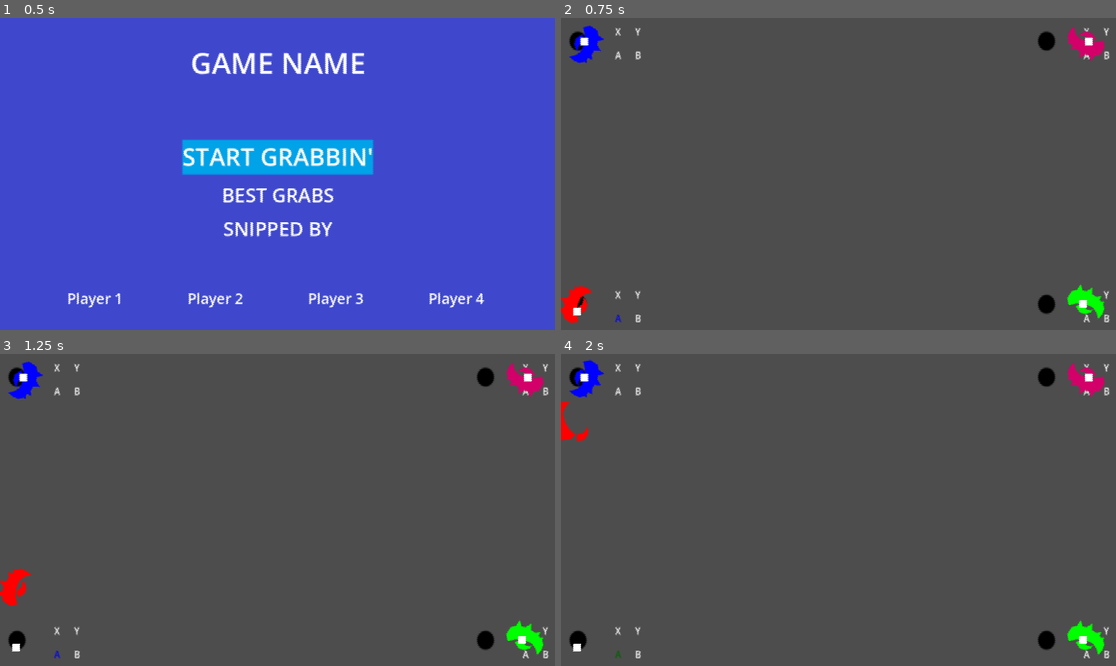
Above: before the commit, frames 1-4 (two rows, left to right).
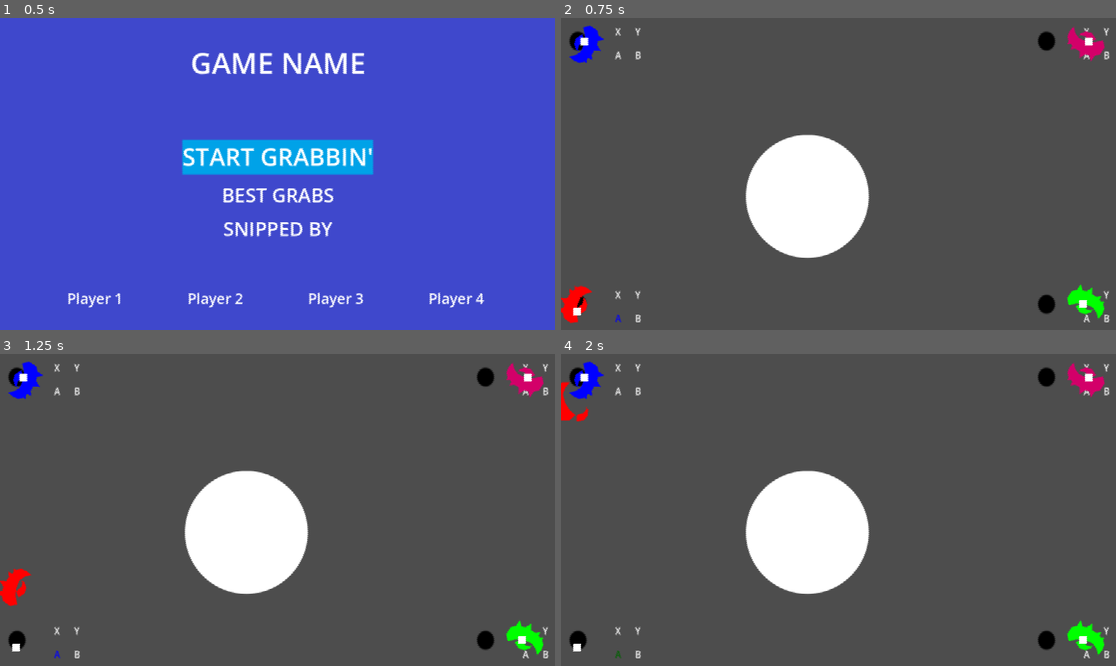
Above: after the commit, the same moments.

Repository: faubes/ArcadeJam2023
Game: Godot game, scene res://scenes/ui/MainMenu.tscn
Same seed, same stepped clock (60 frames per second), same inputs: the game is played once before the commit and once after it. Before the commit the project starts from res://scenes/test/MultiControllers.tscn.
Inputs:
- Up to frame 1 (0.5 s): no input
- Up to frame 2 (0.75 s): tap Enter at 0.5 s; hold Up (MenuUp) from 0.53 s (still down); hold A (FireHand) from 0.53 s (still down)
- Up to frame 3 (1.25 s): keep holding Up (MenuUp); keep holding A (FireHand)
- Up to frame 4 (2 s): release Up (MenuUp) at 1.28 s; release A (FireHand) at 1.28 s; hold Down (MenuDown) from 1.28 s (still down); tap Ctrl (ReadyPlayer) at 1.35 s

Frame 1 is identical in both runs. In frame 2, 7.0% of the frame differs, in the area x 33-56%, y 37-78%; in frame 3, 7.0%; in frame 4, 7.5%, in the area x 0-56%, y 1-78%.
Error after the commit: Parse Error: "@export_node_path" annotation requires a variable of type "NodePath" or "Array[NodePath]", but type "Variant" was given instead. (res://scenes/pi…

Commit message:
Fixed pickups. Added physics layers: player on 1, pickups on 2

Diff:
--- a/game/project.godot
+++ b/game/project.godot
@@ -11,7 +11,7 @@
 [application]
 
 config/name="Arcade Jam 2023"
-run/main_scene="res://scenes/test/MultiControllers.tscn"
+run/main_scene="res://scenes/ui/MainMenu.tscn"
 config/features=PackedStringArray("4.0", "Forward Plus")
 config/icon="res://icon.svg"
 
@@ -80,6 +80,11 @@
 "events": []
 }
 
+[layer_names]
+
+2d_physics/layer_1="player"
+2d_physics/layer_2="pickup"
+
 [physics]
 
 2d/default_gravity=0.0
--- a/game/scenes/level/Arena.tscn
+++ b/game/scenes/level/Arena.tscn
@@ -1,9 +1,10 @@
-[gd_scene load_steps=3 format=3 uid="uid://q5bjny8mw82f"]
+[gd_scene load_steps=4 format=3 uid="uid://q5bjny8mw82f"]
 
 [ext_resource type="PackedScene" uid="uid://dte16d778t1xn" path="res://scenes/player/Player.tscn" id="1_wd7dh"]
 [ext_resource type="Material" uid="uid://dbaq0xu8p1wo4" path="res://assets/shaders/pixelate_shader_material.tres" id="2_3mkm2"]
+[ext_resource type="PackedScene" uid="uid://dyu7s1jrvo5w7" path="res://scenes/pickup/PickUp.tscn" id="3_sgybq"]
 
-[node name="TestLevel" type="Node2D"]
+[node name="Arena" type="Node2D"]
 
 [node name="Player0" parent="." instance=ExtResource("1_wd7dh")]
 position = Vector2(33, 608)
@@ -35,3 +36,6 @@
 grow_horizontal = 2
 grow_vertical = 2
 scale = Vector2(28.796, 16.1772)
+
+[node name="PickUp" parent="." instance=ExtResource("3_sgybq")]
+position = Vector2(511, 370)
--- a/game/scenes/pickup/PickUp.gd
+++ b/game/scenes/pickup/PickUp.gd
@@ -11,16 +11,15 @@
 @export_node_path("GPUParticles2D") var grabParticles = null
 @export_node_path("GPUParticles2D") var consumeParticles = null
 
-@onready var collisionBody = $RigidBody2D
-@onready var collisionShape = $RigidBody2D/CollisionShape2D
+@onready var collisionShape = $CollisionShape2D
 @onready var sprite = $Sprite2D
 
 var initialSize = 0
 
 # Called when the node enters the scene tree for the first time.
 func _ready():
-	initCollider()
 	initShape()
+	pass
 
 # Called every frame. 'delta' is the elapsed time since the previous frame.
 func _process(delta):
@@ -34,10 +33,6 @@
 	queue_free()
 	pass
 
-func initCollider():
-	# Change the mass of the collider according to the mass setting.
-	collisionBody.mass = mass
-	pass
 
 func initShape():
 	# Change the size of the collision shape according to the size setting.
--- a/game/scenes/pickup/PickUp.tscn
+++ b/game/scenes/pickup/PickUp.tscn
@@ -6,15 +6,14 @@
 [sub_resource type="CircleShape2D" id="CircleShape2D_5bf33"]
 radius = 128.0
 
-[node name="PickUp" type="Node2D"]
+[node name="RigidBody2D" type="RigidBody2D"]
+collision_layer = 2
+collision_mask = 3
+gravity_scale = 0.0
 script = ExtResource("1_it5ws")
-size = 25
-
-[node name="RigidBody2D" type="RigidBody2D" parent="."]
-gravity_scale = 0.0
-
-[node name="CollisionShape2D" type="CollisionShape2D" parent="RigidBody2D"]
-shape = SubResource("CircleShape2D_5bf33")
 
 [node name="Sprite2D" type="Sprite2D" parent="."]
 texture = ExtResource("2_w05q6")
+
+[node name="CollisionShape2D" type="CollisionShape2D" parent="."]
+shape = SubResource("CircleShape2D_5bf33")
--- a/game/scenes/player/Claw.gd
+++ b/game/scenes/player/Claw.gd
@@ -4,6 +4,8 @@
 @onready var animation_player = $AnimationPlayer
 @onready var big_claw = $BigClaw
 @onready var small_claw = $SmallClaw
+@onready var grab_area_shape = $GrabArea/GrabAreaShape
+
 
 func set_color(new_color):
 	big_claw.color = new_color
@@ -20,7 +22,8 @@
 	if animation_player:
 		animation_player.play_backwards("open")
 
-
 func _on_grab_area_body_entered(body):
+	if body == self:
+		return
 	if body:
 		print("Body {name} entered {this}".format({"name" : body.name, "this" : self.name}))
--- a/game/scenes/player/Claw.tscn
+++ b/game/scenes/player/Claw.tscn
@@ -100,7 +100,7 @@
 tracks/4/enabled = true
 tracks/4/path = NodePath("GrabArea/GrabAreaShape:disabled")
 tracks/4/interp = 1
-tracks/4/loop_wrap = true
+tracks/4/loop_wrap = false
 tracks/4/keys = {
 "times": PackedFloat32Array(0, 0.25),
 "transitions": PackedFloat32Array(1, 1),
@@ -147,6 +147,7 @@
 
 [node name="ClawCollisionShape" type="CollisionShape2D" parent="."]
 shape = SubResource("CircleShape2D_hc2jl")
+disabled = true
 
 [node name="BigClaw" type="Polygon2D" parent="."]
 position = Vector2(-40, 21)
@@ -164,6 +165,8 @@
 }
 
 [node name="GrabArea" type="Area2D" parent="."]
+collision_layer = 0
+collision_mask = 2
 
 [node name="GrabAreaShape" type="CollisionShape2D" parent="GrabArea"]
 shape = SubResource("CircleShape2D_04pnv")
--- a/game/scenes/test/MultiControllers.tscn
+++ b/game/scenes/test/MultiControllers.tscn
@@ -1,8 +1,6 @@
-[gd_scene load_steps=4 format=3]
+[gd_scene load_steps=2 format=3 uid="uid://bibx55ihhqyln"]
 
 [ext_resource type="PackedScene" uid="uid://c6pmtx61qbv1v" path="res://scenes/ui/JoystickDebug.tscn" id="1_3wdwb"]
-[ext_resource type="PackedScene" path="res://scenes/ui/main_menu_button_container.tscn" id="2_njb4w"]
-[ext_resource type="PackedScene" uid="uid://juymhj4t7nlh" path="res://scenes/level/TestLevel.tscn" id="3_efqb3"]
 
 [node name="MultiControllers" type="Node2D"]
 
@@ -58,7 +56,3 @@
 offset_right = 0.0
 grow_horizontal = 0
 device_id = 3
-
-[node name="Main Menu Button Container" parent="." instance=ExtResource("2_njb4w")]
-
-[node name="TestLevel" parent="." instance=ExtResource("3_efqb3")]
--- /dev/null
+++ b/game/scenes/ui/MainMenu.tscn
@@ -0,0 +1,13 @@
+[gd_scene load_steps=4 format=3 uid="uid://cg3myhwy02t0j"]
+
+[ext_resource type="PackedScene" uid="uid://bssy6wghbgyue" path="res://scenes/ui/main_menu_button_container.tscn" id="1_3gdge"]
+[ext_resource type="PackedScene" uid="uid://bibx55ihhqyln" path="res://scenes/test/MultiControllers.tscn" id="2_bf20s"]
+[ext_resource type="PackedScene" uid="uid://q5bjny8mw82f" path="res://scenes/level/Arena.tscn" id="3_t2g4h"]
+
+[node name="MainMenu" type="Node2D"]
+
+[node name="Main Menu Button Container" parent="." instance=ExtResource("1_3gdge")]
+
+[node name="MultiControllers" parent="." instance=ExtResource("2_bf20s")]
+
+[node name="Arena" parent="." instance=ExtResource("3_t2g4h")]
--- a/game/scenes/ui/main_menu_button_container.tscn
+++ b/game/scenes/ui/main_menu_button_container.tscn
@@ -1,4 +1,4 @@
-[gd_scene load_steps=10 format=3]
+[gd_scene load_steps=10 format=3 uid="uid://bssy6wghbgyue"]
 
 [ext_resource type="Script" path="res://scenes/ui/main_menu_controller.gd" id="1_2qg46"]
 [ext_resource type="Texture2D" uid="uid://3y2730jnvem6" path="res://PlaceholderBackground.png" id="2_dl4dc"]
